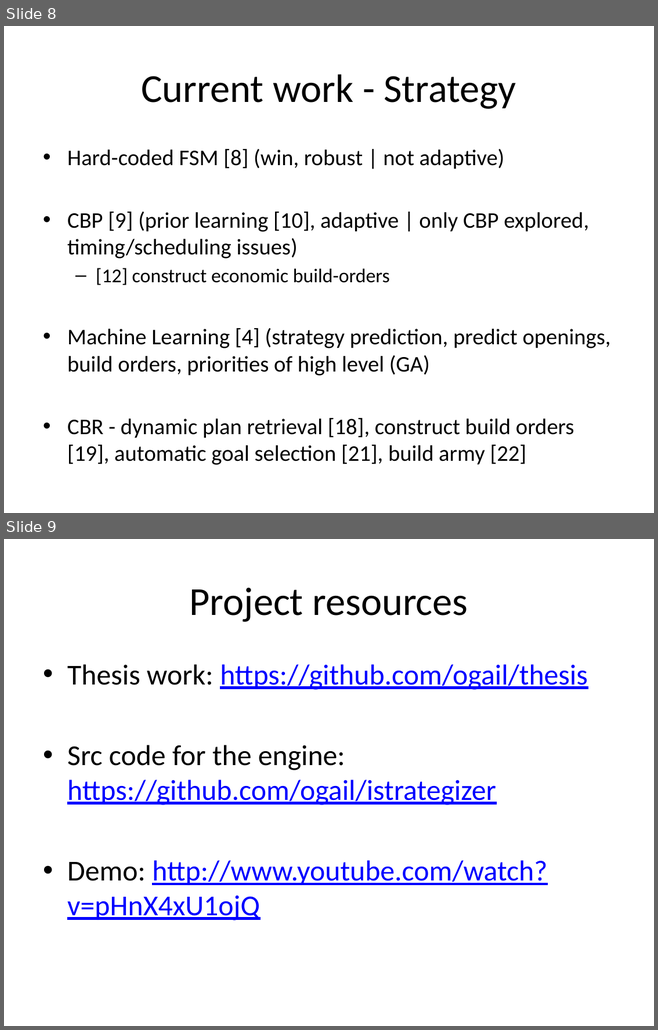
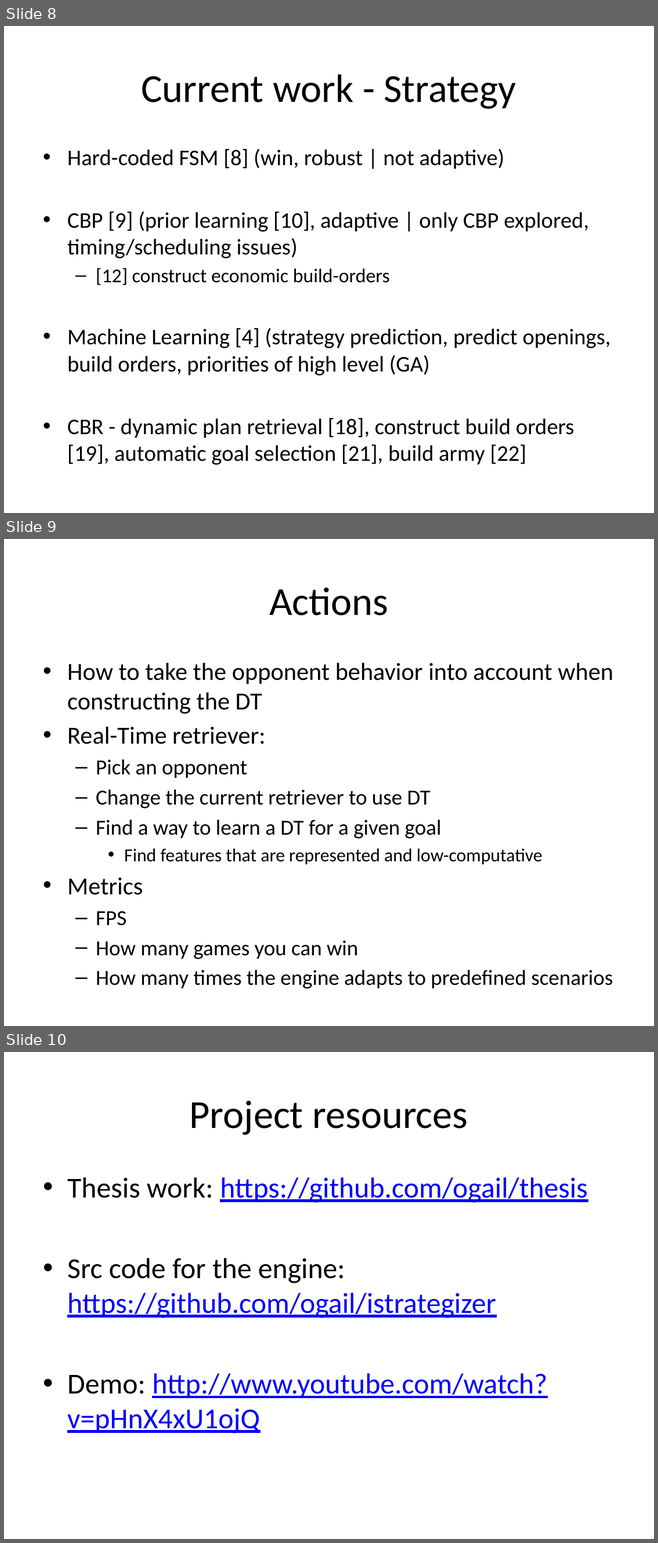
Before and after one commit to ogail/thesis, a slide deck: meetings/1- Kick-off meeting.pptx. Shown one above the other, each under a label of ours: slides 8 and 9 before the commit, slides 8, 9 and 10 after it. The pictures are 658x1030 and 658x1543 pixels, drawn with LibreOffice and Linux fonts; fonts in the diff are those of the drawing. Boxes give left, top, right and bottom in pixels: in the first picture for what was removed or moved away, otherwise in the second. Text is boxed around its words. In the diff, an @@ line names an element or a change of style, - is before the commit and + after.

```diff
--- a/meetings/1- Kick-off meeting.pptx
+++ b/meetings/1- Kick-off meeting.pptx
@@ slide 9 added at [4, 539, 654, 1026], background #FFFFFF @@
@@ title added at [269, 587, 388, 616], 44 pt, text #000000 @@
+Actions
@@ text added at [67, 663, 613, 989], 23.8 pt, text #000000 @@
+• How to take the opponent behavior into account when constructing the DT
+• Real-Time retriever:
+  – Pick an opponent
+  – Change the current retriever to use DT
+  – Find a way to learn a DT for a given goal
+    • Find features that are represented and low-computative
+• Metrics
+  – FPS
+  – How many games you can win
+  – How many times the engine adapts to predefined scenarios
@@ what was slide 9 is now slide 10 @@
```
Also in this commit, not shown: 2 other files.
